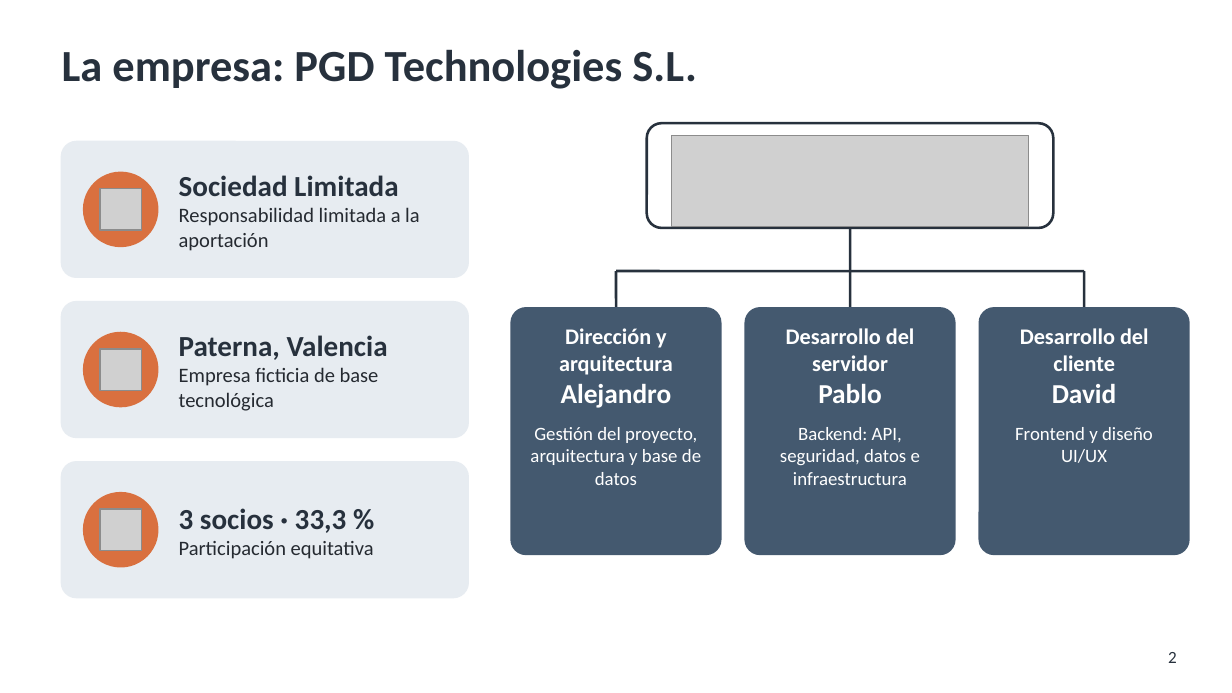
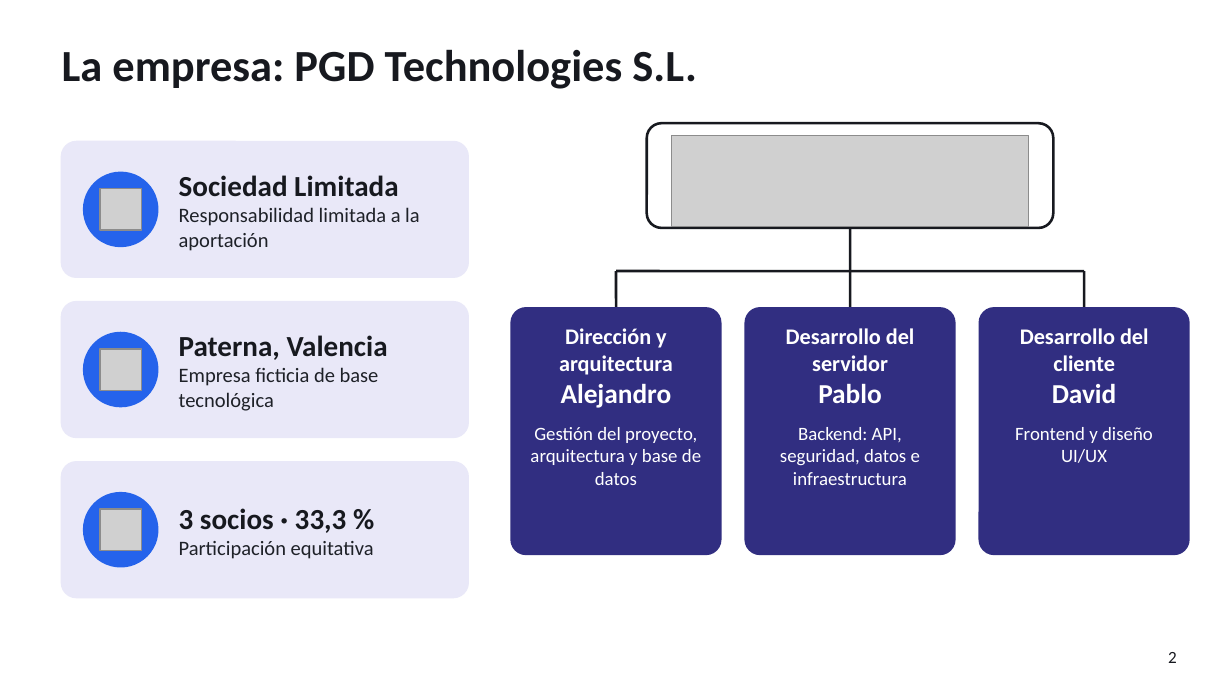
Before and after one commit to pablopedron/SABITECH, a slide deck: slide 2 of documents/Presentacion/07_2_DAW_Intermodular_1Evaluacion_SABITECH_WEB_Presentacion.pptx. Drawn at 1232x693 pixels with LibreOffice and Linux fonts; fonts in the diff are those of the drawing; grey boxes stand for pictures; background and template pictures are left out. Boxes give left, top, right and bottom in pixels: in the first picture for what was removed or moved away, otherwise in the second. Text is boxed around its words. In the diff, an @@ line names an element or a change of style, - is before the commit and + after.

Commit message:
Presentación: base neutra con índigo y azul eléctrico (60-30-10)

```diff
--- a/documents/Presentacion/07_2_DAW_Intermodular_1Evaluacion_SABITECH_WEB_Presentacion.pptx
+++ b/documents/Presentacion/07_2_DAW_Intermodular_1Evaluacion_SABITECH_WEB_Presentacion.pptx
@@ title "La empresa: PGD Technologies S.L." at (62, 49, 697, 89): text colour #27313D to #17191F @@
@@ rounded rectangle at (647, 123, 1053, 228): outline #27313D 1.5 pt to #17191F 1.5 pt @@
@@ text "Sociedad Limitada" at (179, 175, 420, 251): text colour #27313D to #17191F in "Sociedad Limitada"; text colour #252A31 to #1E2128 in "Responsabilidad limitada a la aportación" @@
@@ line (850, 228) - (850, 271): stroke #27313D 1.5 pt to #17191F 1.5 pt @@
@@ line (616, 271) - (1084, 271): stroke #27313D 1.5 pt to #17191F 1.5 pt @@
@@ line (616, 271) - (616, 308): stroke #27313D 1.5 pt to #17191F 1.5 pt @@
@@ line (850, 271) - (850, 308): stroke #27313D 1.5 pt to #17191F 1.5 pt @@
@@ line (1084, 271) - (1084, 308): stroke #27313D 1.5 pt to #17191F 1.5 pt @@
@@ text "Paterna, Valencia" at (179, 335, 388, 411): text colour #27313D to #17191F in "Paterna, Valencia"; text colour #252A31 to #1E2128 in "Empresa ficticia de base tecnológica" @@
@@ fill #44596F to #312E81; outline #44596F 1 pt to #312E81 1 pt in 3 elements at (511, 308, 721, 554), (745, 308, 955, 554), (979, 308, 1189, 554) @@
@@ fill #E7ECF1 to #E9E8F8; outline #E7ECF1 1 pt to #E9E8F8 1 pt in 3 elements at (62, 142, 468, 277), (62, 302, 468, 437), (62, 462, 468, 598) @@
@@ text "3 socios · 33,3 %" at (179, 508, 374, 559): text colour #27313D to #17191F in "3 socios · 33,3 %"; text colour #252A31 to #1E2128 in "Participación equitativa" @@
@@ fill #D9703F to #2563EB; outline #D9703F 1 pt to #2563EB 1 pt in 3 elements at (84, 172, 158, 246), (84, 333, 158, 407), (84, 493, 158, 567) @@
@@ page number at (1168, 652, 1177, 663): text colour #27313D to #17191F @@
```
Also in this commit, not shown: 14 other slides changed.
